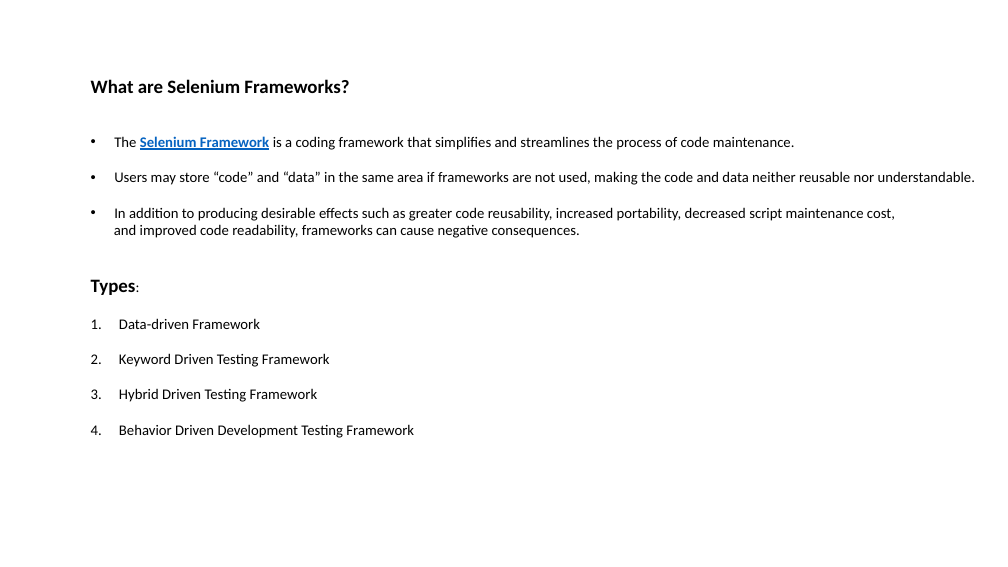
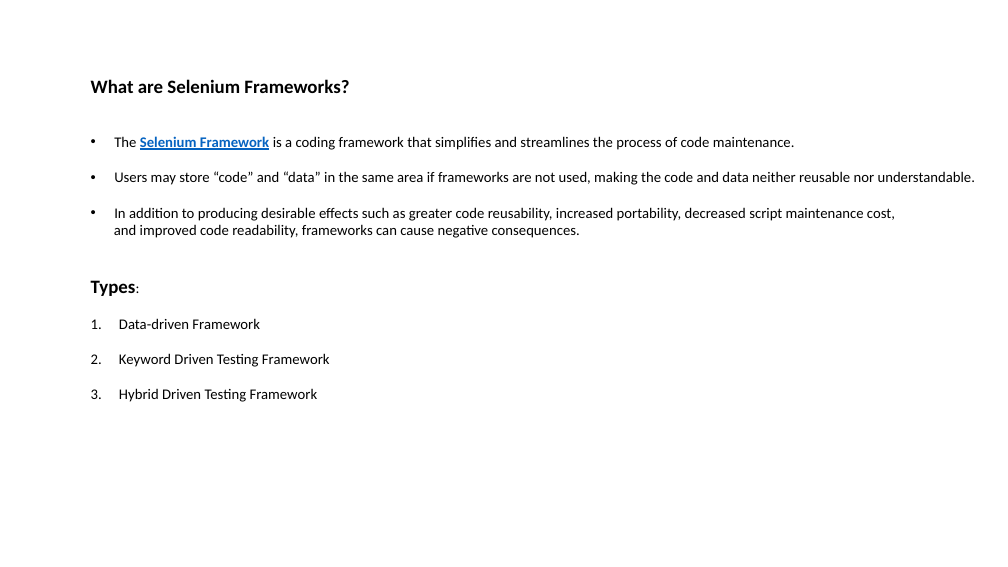
Before and after one commit to SoorajSundar1505/seleniumTraining, a slide deck: slide 55 of Selenium.pptx (slide 39 before the commit). Drawn at 1008x567 pixels with LibreOffice and Linux fonts; fonts in the diff are those of the drawing. Boxes give left, top, right and bottom in pixels: in the first picture for what was removed or moved away, otherwise in the second. Text is boxed around its words. In the diff, an @@ line names an element or a change of style, - is before the commit and + after.

```diff
--- a/Selenium.pptx
+++ b/Selenium.pptx
@@ text at (119,424,414,438): paragraph removed @@
-4. Behavior Driven Development Testing Framework
```
Also in this commit, not shown: 16 slides added.
